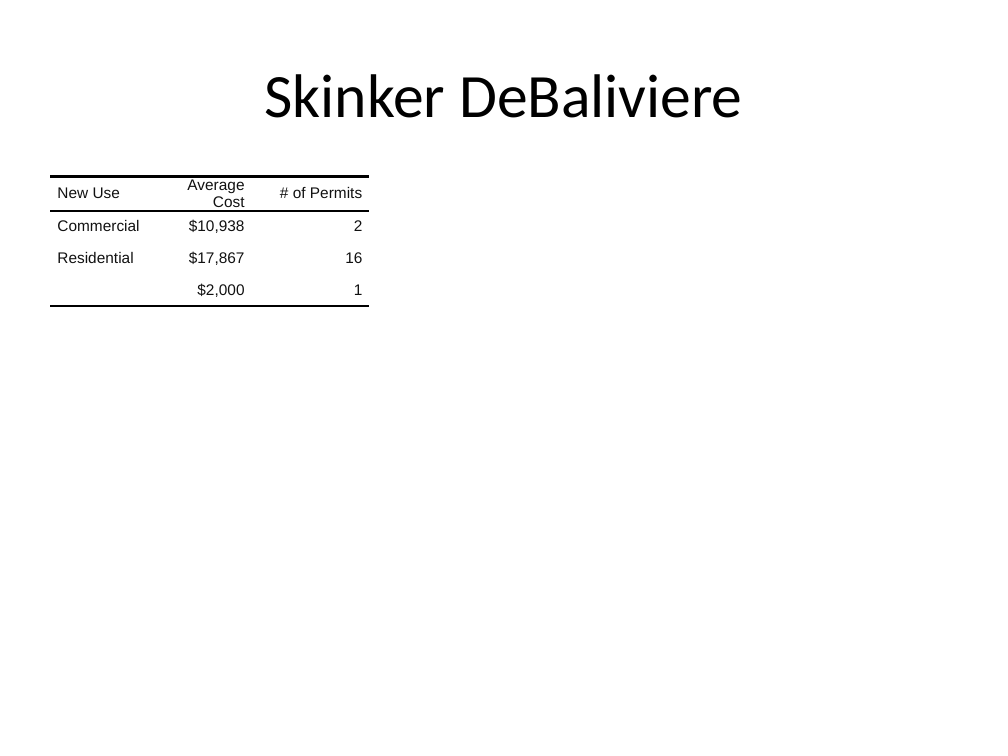
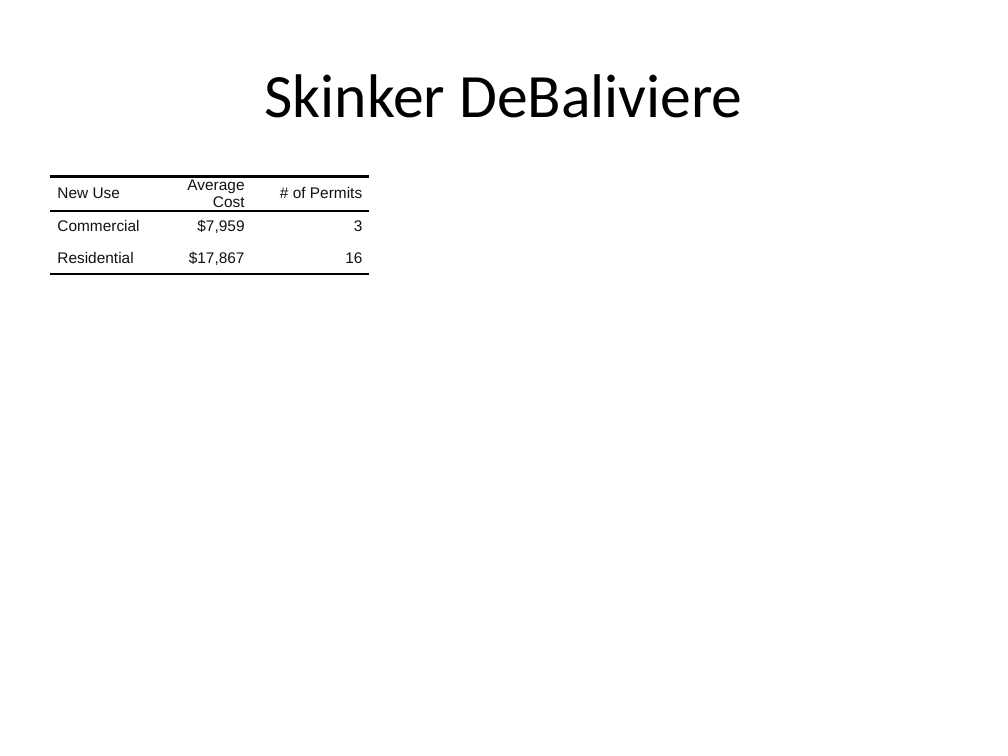
Before and after one commit to wumcrc/stl-building-permits, a slide deck: slide 25 of results/2020/February/finalreport.pptx. Drawn at 1008x756 pixels with LibreOffice and Linux fonts; fonts in the diff are those of the drawing. Boxes give left, top, right and bottom in pixels: in the first picture for what was removed or moved away, otherwise in the second. Text is boxed around its words. In the diff, an @@ line names an element or a change of style, - is before the commit and + after.

```diff
--- a/results/2020/February/finalreport.pptx
+++ b/results/2020/February/finalreport.pptx
@@ table at [50,176,370,675] @@
-row 2, column 2: $10,938
+row 2, column 2: $7,959
-row 2, column 3: 2
+row 2, column 3: 3
-row 4:  | $2,000 | 1
```
Also in this commit, not shown: 4 other slides changed, 1 slide added, 29 other files.
